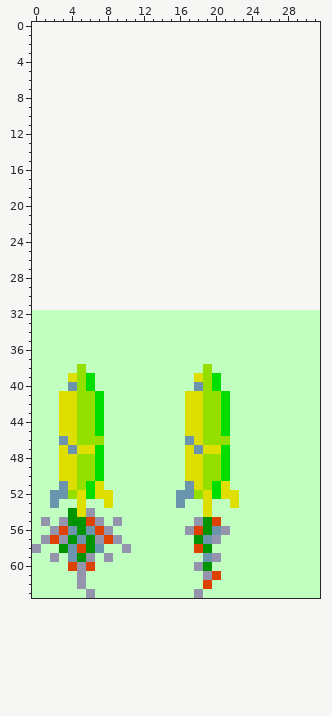
Pixel-art sprite, stored at graphics/sprites4.png. Above, as it was before the edit.
The file is 32x32 pixels. The old version is drawn lined up with the new one, on the new canvas.
After:
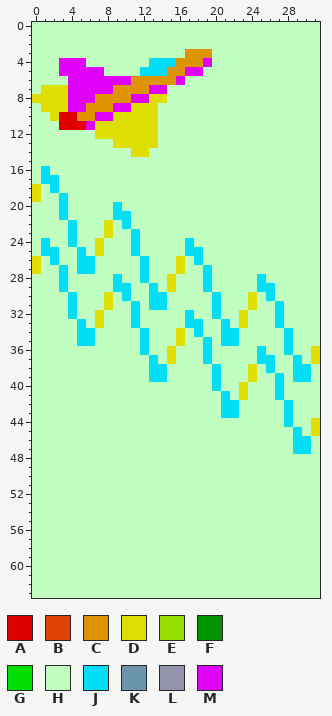
Palette (. is transparent): A #de0000  B #de4200  C #de9400  D #dede00  E #94de00  F #009400  G #00de00  H #c0ffc0  J #00def7  K #6b94ad  L #9494ad  M #de00f7
Edits made:
canvas 32x32 -> 32x64, the old top-left corner now at 0,32
Changed rows in their new state; - is an unchanged pixel.
first column x 0:
 0 HHHHHHHHHHHHHHHHHHHHHHHHHHHHHHHH
 1 HHHHHHHHHHHHHHHHHHHHHHHHHHHHHHHH
 2 HHHHHHHHHHHHHHHHHHHHHHHHHHHHHHHH
 3 HHHHHHHHHHHHHHHHHCCCHHHHHHHHHHHH
 4 HHHMMMHHHHHHHJJJCCCMHHHHHHHHHHHH
 5 HHHMMMMMHHHHJJJCCMMHHHHHHHHHHHHH
 6 HHHHMMMMMMMCCCCCMHHHHHHHHHHHHHHH
 7 HDDDMMMMMCCCCMMHHHHHHHHHHHHHHHHH
 8 DDDDMMMCCCCMMDDHHHHHHHHHHHHHHHHH
 9 HDDDMMCCCMMDDDHHHHHHHHHHHHHHHHHH
10 HHDAACCMMDDDDDHHHHHHHHHHHHHHHHHH
11 HHHAAAMDDDDDDDHHHHHHHHHHHHHHHHHH
12 HHHHHHHDDDDDDDHHHHHHHHHHHHHHHHHH
13 HHHHHHHHHDDDDDHHHHHHHHHHHHHHHHHH
14 HHHHHHHHHHHDDHHHHHHHHHHHHHHHHHHH
15 HHHHHHHHHHHHHHHHHHHHHHHHHHHHHHHH
16 HJHHHHHHHHHHHHHHHHHHHHHHHHHHHHHH
17 HJJHHHHHHHHHHHHHHHHHHHHHHHHHHHHH
18 DHJHHHHHHHHHHHHHHHHHHHHHHHHHHHHH
19 DHHJHHHHHHHHHHHHHHHHHHHHHHHHHHHH
20 HHHJHHHHHJHHHHHHHHHHHHHHHHHHHHHH
21 HHHJHHHHHJJHHHHHHHHHHHHHHHHHHHHH
22 HHHHJHHHDHJHHHHHHHHHHHHHHHHHHHHH
23 HHHHJHHHDHHJHHHHHHHHHHHHHHHHHHHH
24 HJHHJHHDHHHJHHHHHJHHHHHHHHHHHHHH
25 HJJHHJHDHHHJHHHHHJJHHHHHHHHHHHHH
26 DHJHHJJHHHHHJHHHDHJHHHHHHHHHHHHH
27 DHHJHJJHHHHHJHHHDHHJHHHHHHHHHHHH
28 HHHJHHHHHJHHJHHDHHHJHHHHHJHHHHHH
29 HHHJHHHHHJJHHJHDHHHJHHHHHJJHHHHH
30 HHHHJHHHDHJHHJJHHHHHJHHHDHJHHHHH
31 HHHHJHHHDHHJHJJHHHHHJHHHDHHJHHHH
32 ----J--D---J-----J--J--D---J----
33 -----J-D---J-----JJ--J-D---J----
34 -----JJ-----J---D-J--JJ-----J---
35 -----JJ-----J---D--J-JJ-----J---
36 ------------J--D---J-----J--J--D
37 -------------J-D---J-----JJ--J-D
38 -----H-------JJ----HJ---D-J--JJ-
39 ----HHH------JJ---HHJ---D--J-JJ-
40 ----HHH-----------HHJ--D---J----
41 ---HHHHH---------HHHHJ-D---J----
42 ---HHHHH---------HHHHJJ-----J---
43 ---HHHHH---------HHHHJJ-----J---
44 ---HHHHH---------HHHHH------J--D
45 ---HHHHH---------HHHHH-------J-D
46 ---HHHHH---------HHHHH-------JJ-
47 ---HHHHH---------HHHHH-------JJ-
48 ---HHHHH---------HHHHH----------
49 ---HHHHH---------HHHHH----------
50 ---HHHHH---------HHHHH----------
51 ---HHHHH---------HHHHH----------
52 --HHHHHHH-------HHHHHHH---------
53 --H--H--H-------H--H--H---------
54 ----HHH------------H------------
55 -H-HHHHH-H--------HHH-----------
56 --HHHHHHH--------HHHHH----------
57 -HHHHHHHHH--------HHH-----------
58 H--HHHHH--H-------HH------------
59 --H-HHH-H----------HH-----------
60 ----HHH-----------HH------------
61 -----H-------------HH-----------
62 -----H-------------H------------
63 ------H-----------H-------------
Boxes around the changes in both pictures, in picture pixels (x1, y1, x2, y2):
changed: (32, 22, 320, 598)
